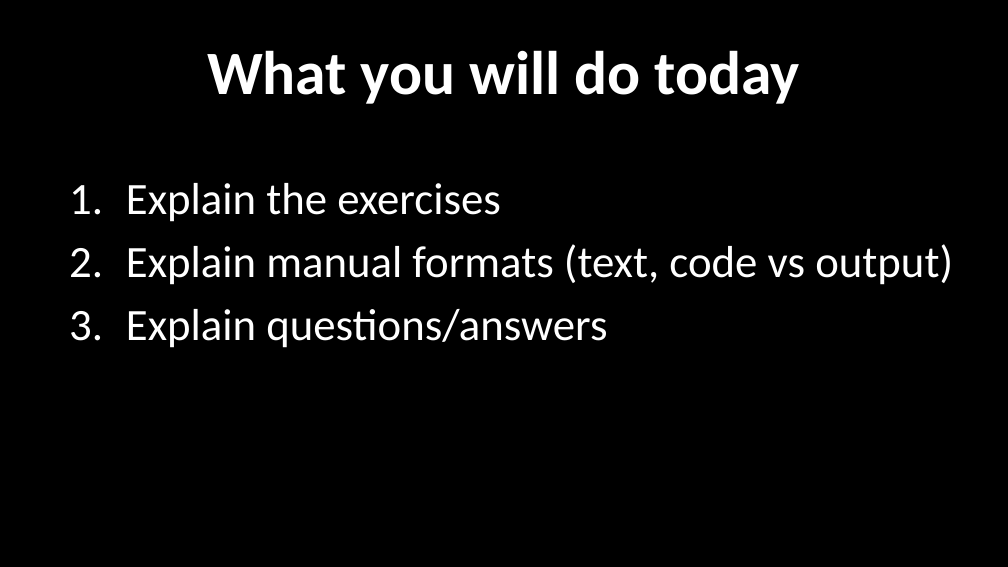
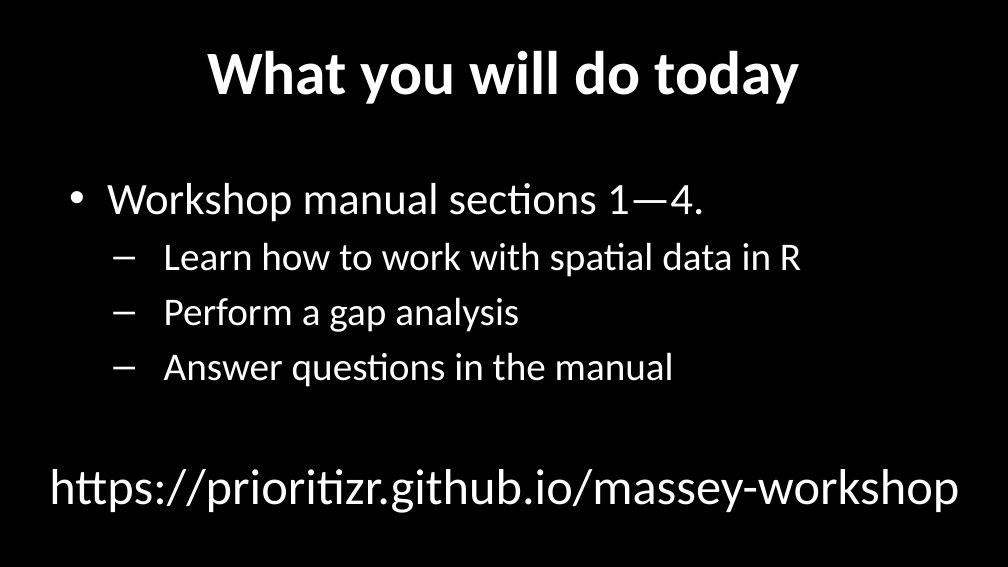
Before and after one commit to prioritizr/massey-workshop, a slide deck: slide 32 of slides_day-1.pptx. Drawn at 1008x567 pixels with LibreOffice and Linux fonts; fonts in the diff are those of the drawing. Boxes give left, top, right and bottom in pixels: in the first picture for what was removed or moved away, otherwise in the second. Text is boxed around its words. In the diff, an @@ line names an element or a change of style, - is before the commit and + after.

Commit message:
update what you will do today slides

```diff
--- a/slides_day-1.pptx
+++ b/slides_day-1.pptx
@@ text at <box>107,183,801,387</box>: text changed; size 32 to 28 pt @@
-1. Explain the exercises
-2. Explain manual formats (text, code vs output)
-3. Explain questions/answers
+• Workshop manual sections 1—4.
+  – Learn how to work with spatial data in R
+  – Perform a gap analysis
+  – Answer questions in the manual
@@ text added at <box>49,469,959,513</box>, 36 pt, text #FFFFFF @@
+https://prioritizr.github.io/massey-workshop
```
